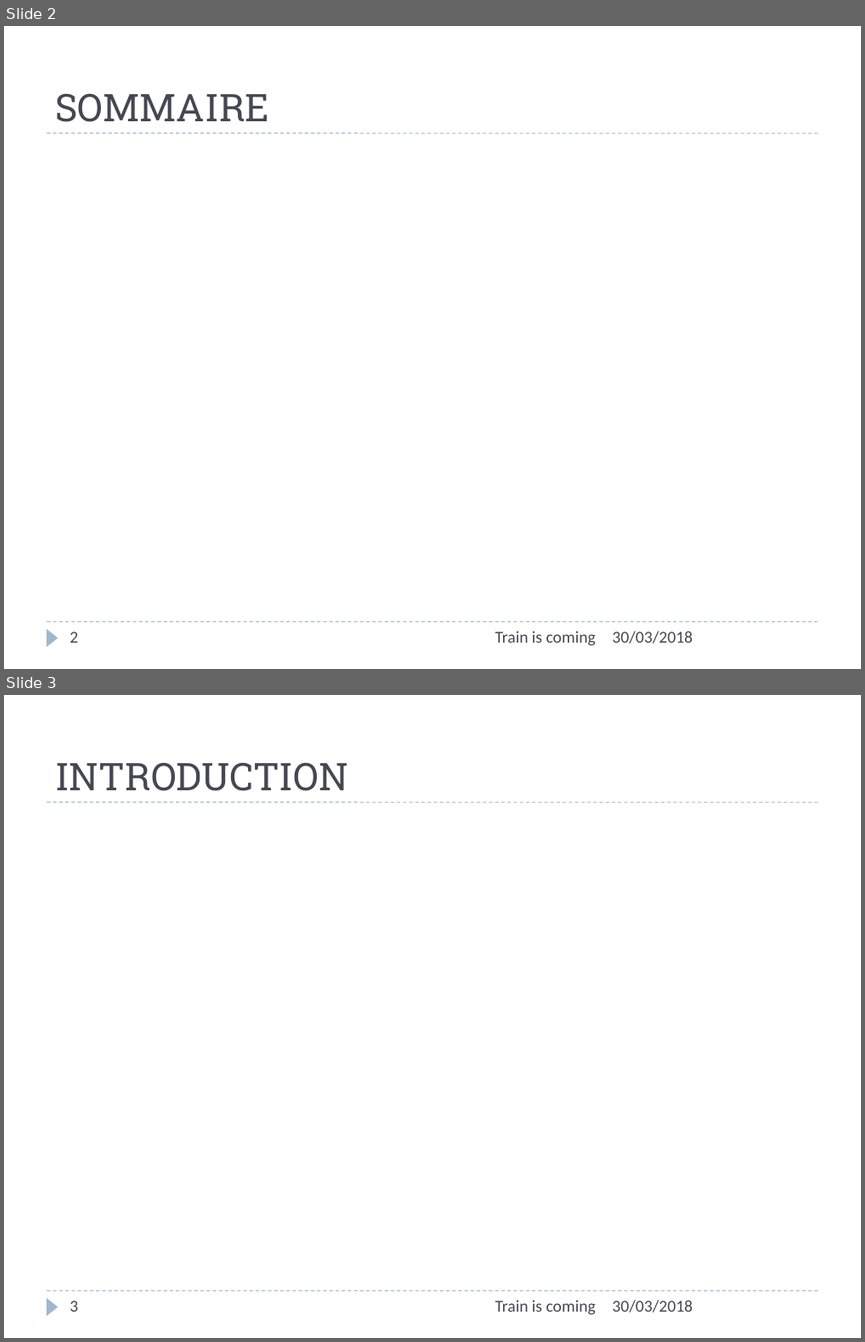
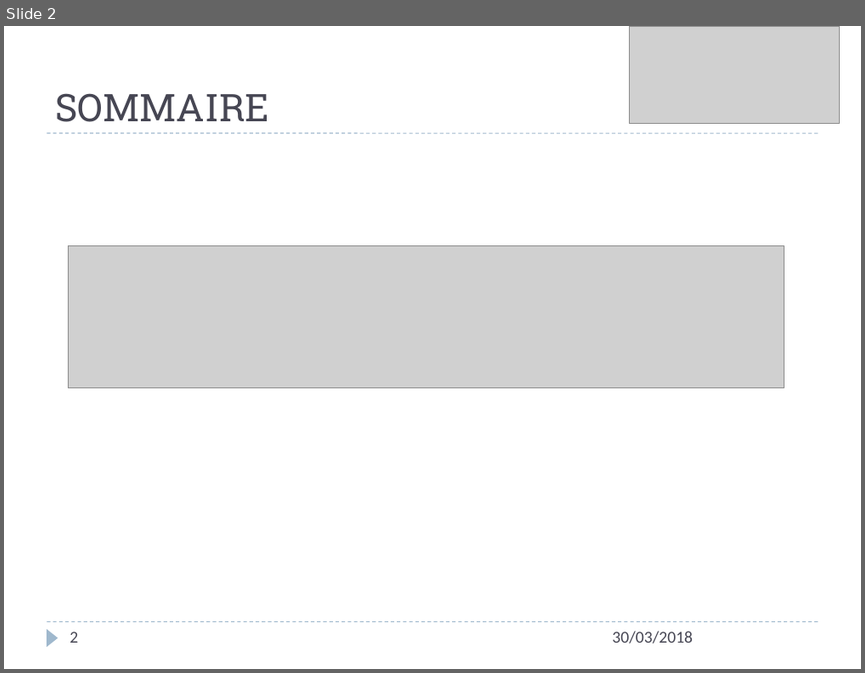
Before and after one commit to vvirole/GPI---2018---Simulation-de-Trains-Automatis-s, a slide deck: GPI - 2K18/Présentation – Gestion de Projet Informatique.pptx. Shown one above the other, each under a label of ours: slides 2 and 3 before the commit, slide 2 after it. The pictures are 865x1342 and 865x673 pixels, drawn with LibreOffice and Linux fonts; fonts in the diff are those of the drawing; grey boxes stand for pictures. Boxes give left, top, right and bottom in pixels: in the first picture for what was removed or moved away, otherwise in the second. Text is boxed around its words. In the diff, an @@ line names an element or a change of style, - is before the commit and + after.

```diff
--- a/GPI - 2K18/Présentation – Gestion de Projet Informatique.pptx
+++ b/GPI - 2K18/Présentation – Gestion de Projet Informatique.pptx
@@ slide 3 removed at (4,695,861,1338), background #FFFFFF; not listed: 3 template elements that a slide beside it also shows @@
@@ title removed at (55,762,348,791) @@
-INTRODUCTION
@@ page number removed at (69,1300,78,1311) @@
-3
@@ text removed at (495,1299,596,1315) @@
-Train is coming
@@ text removed at (612,1299,692,1312) @@
-30/03/2018
@@ slide 2 changed as well @@
@@ picture added at (629,26,839,123) @@
@@ picture added at (69,245,783,387) @@
@@ text removed at (495,630,596,646) @@
-Train is coming
```
Also in this commit, not shown: 11 other slides changed, 2 slides added, 1 other slide removed, 3 other files.
